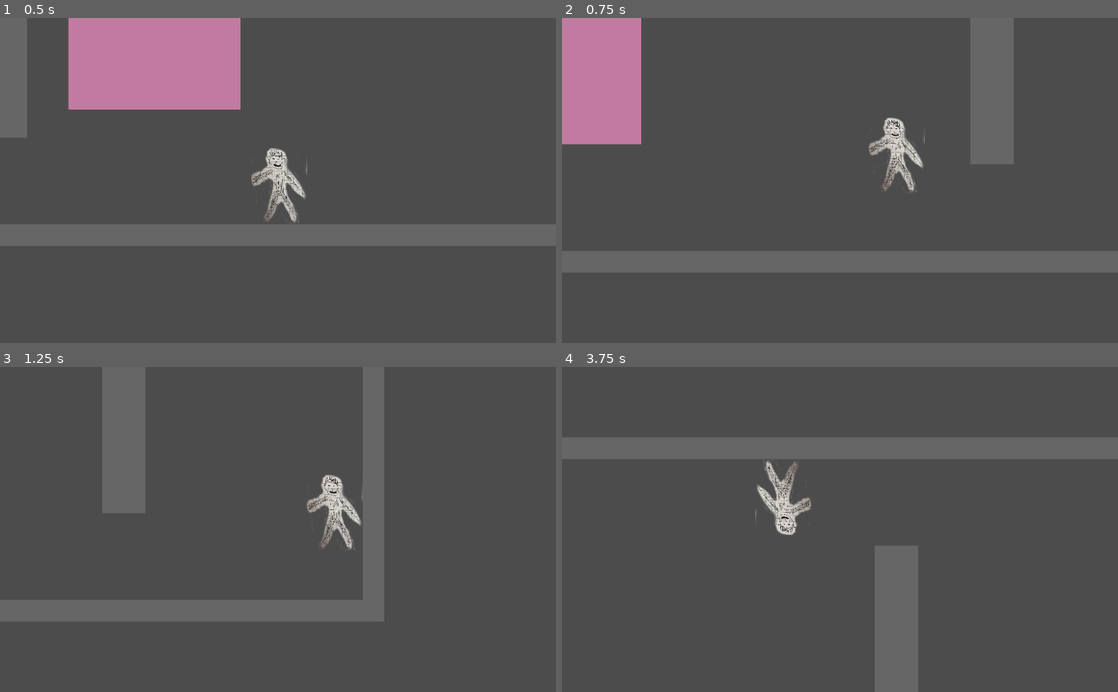
Above: before the commit, frames 1-4 (two rows, left to right).
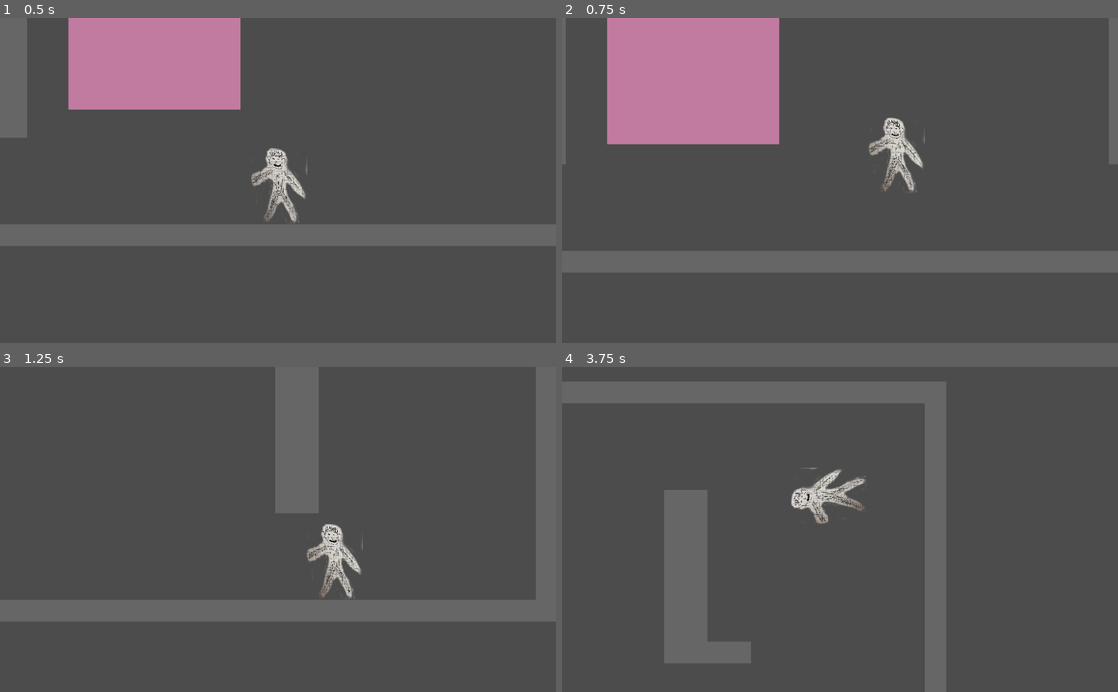
Above: after the commit, the same moments.

Repository: glitchcore/pick-the-lock
Game: Godot game, scene res://Scenes/LockTest.tscn
Same seed, same stepped clock (60 frames per second), same inputs: the game is played once before the commit and once after it.
Inputs:
- Up to frame 1 (0.5 s): no input
- Up to frame 2 (0.75 s): hold Right (ui_right) from 0.53 s (still down); tap Space (jump) at 0.6 s
- Up to frame 3 (1.25 s): keep holding Right (ui_right); tap Space (jump) at 0.77, 1.07 s
- Up to frame 4 (3.75 s): tap Space (jump) at 1.35, 1.52, 1.82, 2.1, 2.85, 3.02, 3.32, 3.6 s; release Right (ui_right) at 2.03 s; hold Left (ui_left) 2.03-2.78 s; hold Right (ui_right) from 2.78 s (still down)

Frame 1 is identical in both runs. In frame 2, 17% of the frame differs, in the area x 0-100%, y 0-45%; in frame 3, 16%; in frame 4, 24%, in the area x 0-100%, y 4-100%.

Commit message:
player acceleration

Diff:
--- a/Actors/Player.gd
+++ b/Actors/Player.gd
@@ -1,15 +1,16 @@
 extends KinematicBody2D
 
 var velocity = Vector2.ZERO
-export var speed = Vector2(2000, 2000)
+export var speed = 1000
 export var gravity = 5000
 export var jump_amount = 2000
+export var acceleration = 8000
 
 func _ready() -> void:
 	pass
 
-var ui_mask = Vector2(1, 0)
-var gravity_mask = Vector2(0, 1)
+var slide_direction = Vector2(1, 0)
+var gravity_direction = Vector2(0, 1)
 var last_rotate_t = Time.get_ticks_msec()
 const ROTATE_COOLDOWN = 100
 
@@ -21,46 +22,48 @@
 
 		if get_slide_count() > 0:
 			var normal = -get_slide_collision(0).normal
-			var rotate_angle = gravity_mask.angle_to(normal)
-			gravity_mask = normal
+			var rotate_angle = gravity_direction.angle_to(normal)
+			gravity_direction = normal
 			rotate(rotate_angle)
 
-			ui_mask = gravity_mask.rotated(-PI/2)
+			slide_direction = gravity_direction.rotated(-PI/2)
 
-func calculate_ui_movement():
+func calculate_ui_movement(delta: float):
 	var input = Input.get_axis("ui_left", "ui_right")
+	input *= speed
 
-	#ui_direction.x = (Input.get_action_strength("ui_right")
-	#	- Input.get_action_strength("ui_left"))
-	#ui_direction.y = (Input.get_action_strength("ui_down")
-	#	- Input.get_action_strength("ui_up"))
+	var slide_amount = 0
+	if abs(slide_direction.x) > abs(slide_direction.y):
+		slide_amount = slide_direction.x * velocity.x
+	else:
+		slide_amount = slide_direction.y * velocity.y
 
-	velocity = ((speed * input * ui_mask) +
-		velocity * Vector2(1 - abs(ui_mask.x), 1 - abs(ui_mask.y)))
+	slide_amount = move_toward(slide_amount, input, delta * acceleration)
+	velocity = ((slide_amount * slide_direction) + velocity * gravity_direction.abs())
 
 # calculate jump is anti-gravity action
 func calculate_jump():
 	if Input.is_action_just_pressed("jump") and is_on_floor():
-		velocity += -gravity_mask * jump_amount
+		velocity += -gravity_direction * jump_amount
 
 	# interrupted jump
 	if Input.is_action_just_released("jump"):
-		if abs(gravity_mask.x) > 0:
+		if abs(gravity_direction.x) > 0:
 			velocity.x = 0
-		if abs(gravity_mask.y) > 0:
+		if abs(gravity_direction.y) > 0:
 			velocity.y = 0
 
 func _physics_process(delta: float) -> void:
 	rotate_player()
-	calculate_ui_movement()
+	calculate_ui_movement(delta)
 	calculate_jump()
 
 	# calculate gravity
-	velocity += gravity * gravity_mask * delta
+	velocity += gravity * gravity_direction * delta
 
 	velocity = move_and_slide(
 		velocity,
-		-gravity_mask, # up dir
+		-gravity_direction, # up dir
 		false, # stop_on_slope
 		4, # max_slides
 		PI/4, # floor_max_angle
